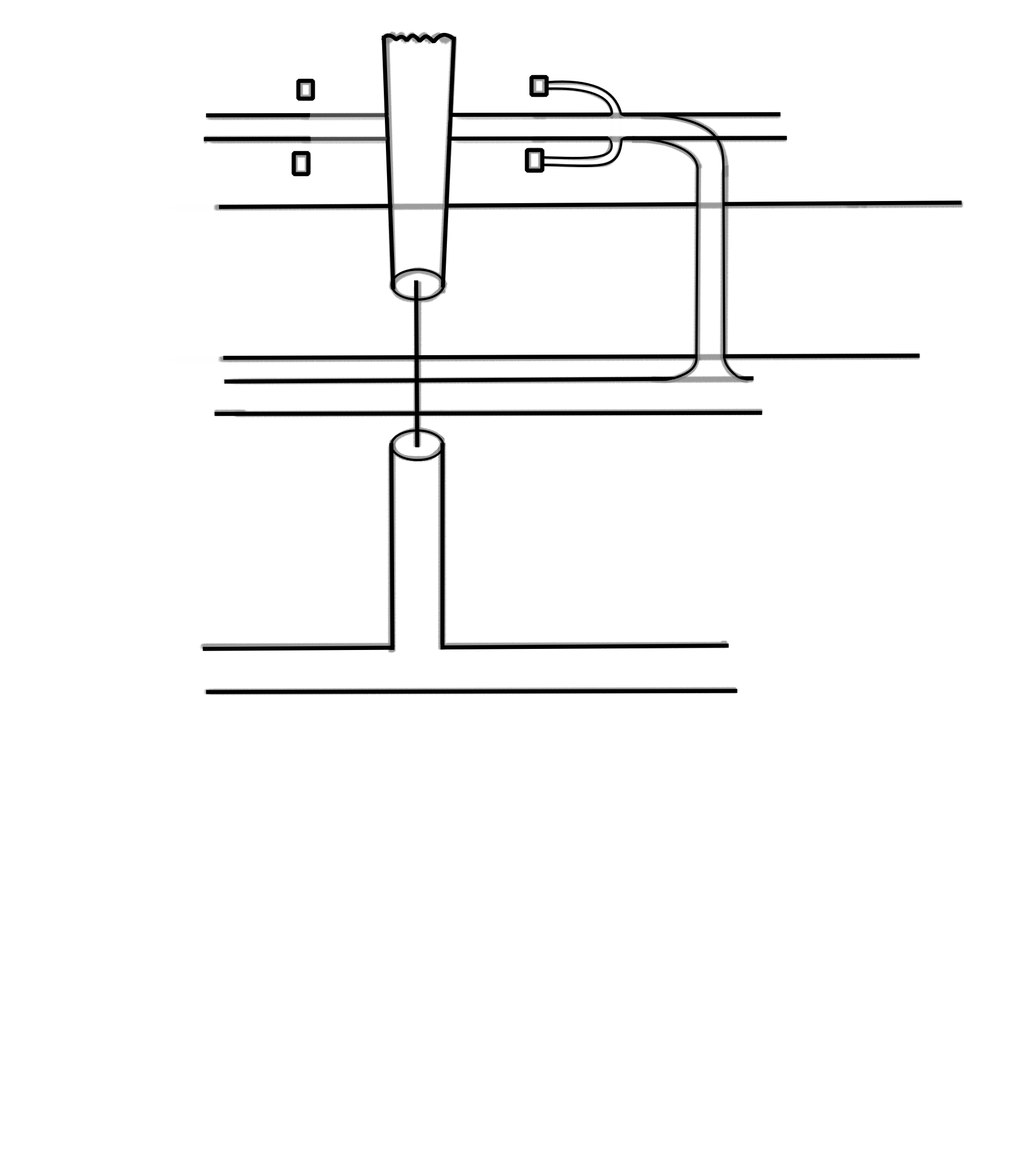
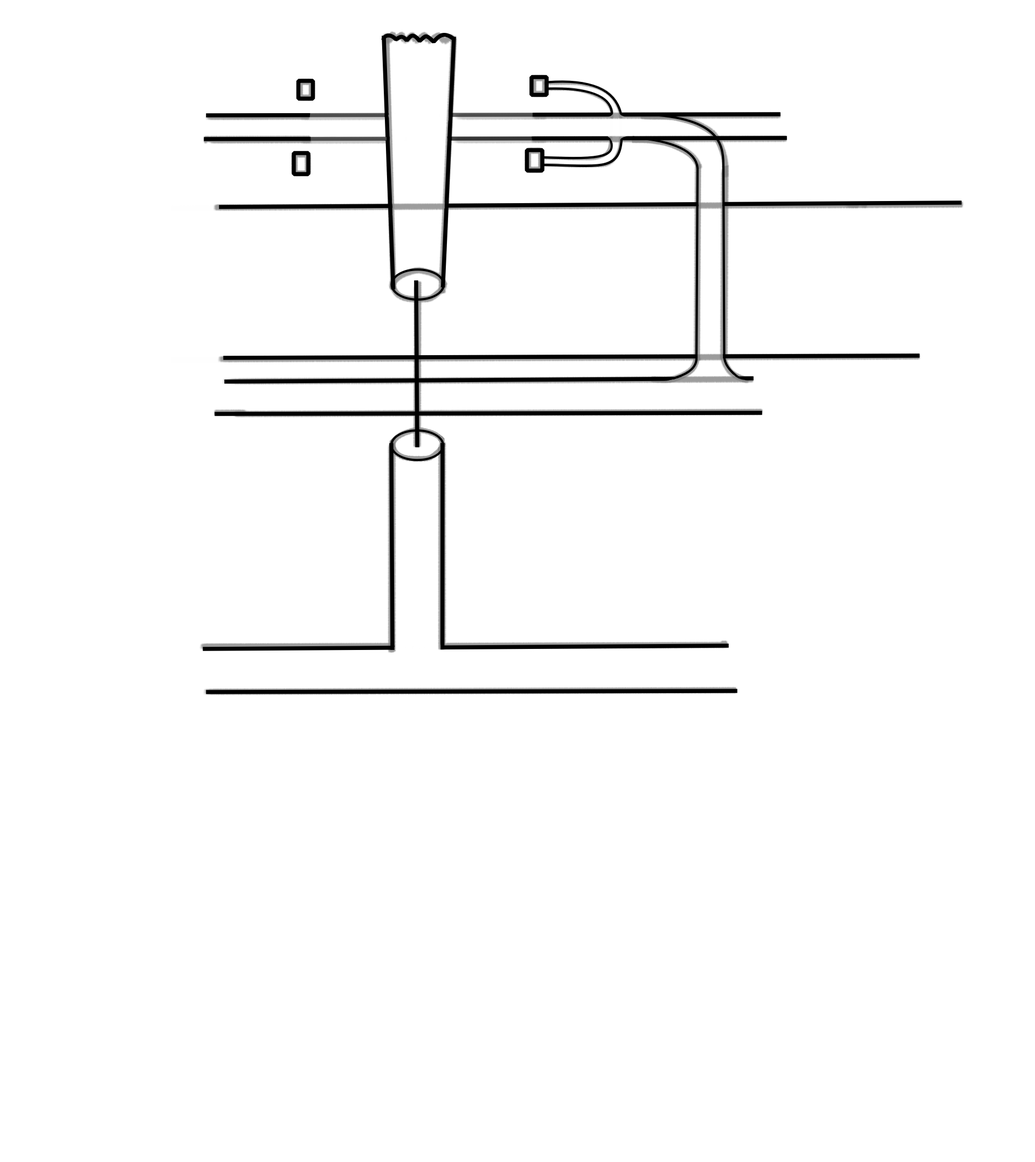
Revision of a layered 1035×1162 image; what changed, layer by layer:
pixels changed over [451, 111, 534, 141] (layer not identified)
